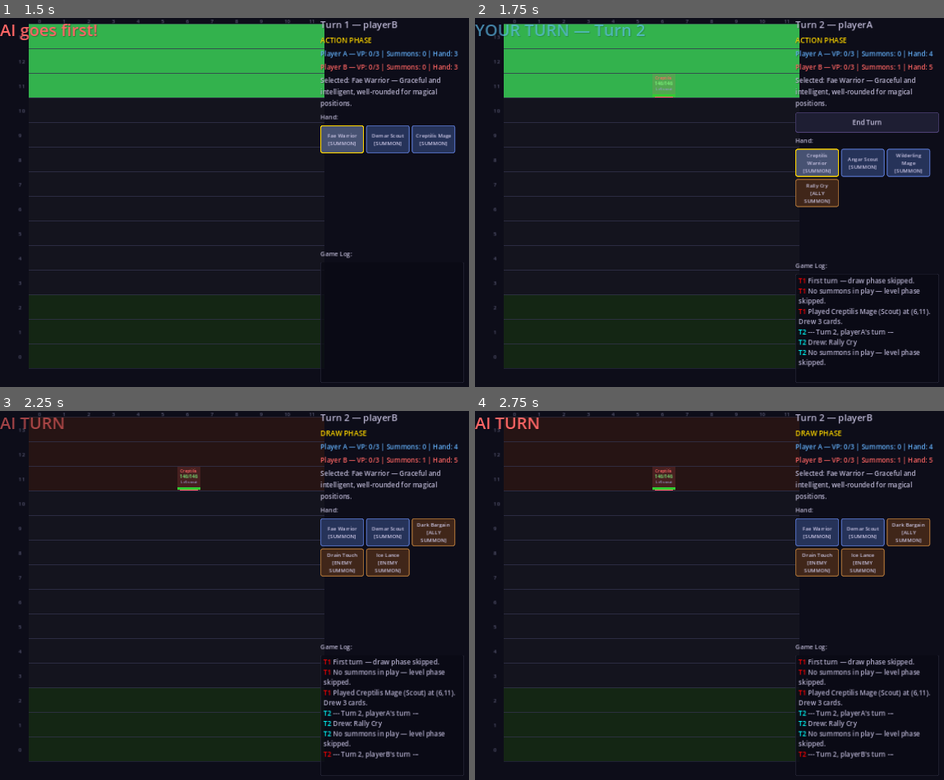
Above: before the commit, frames 1-4 (two rows, left to right).
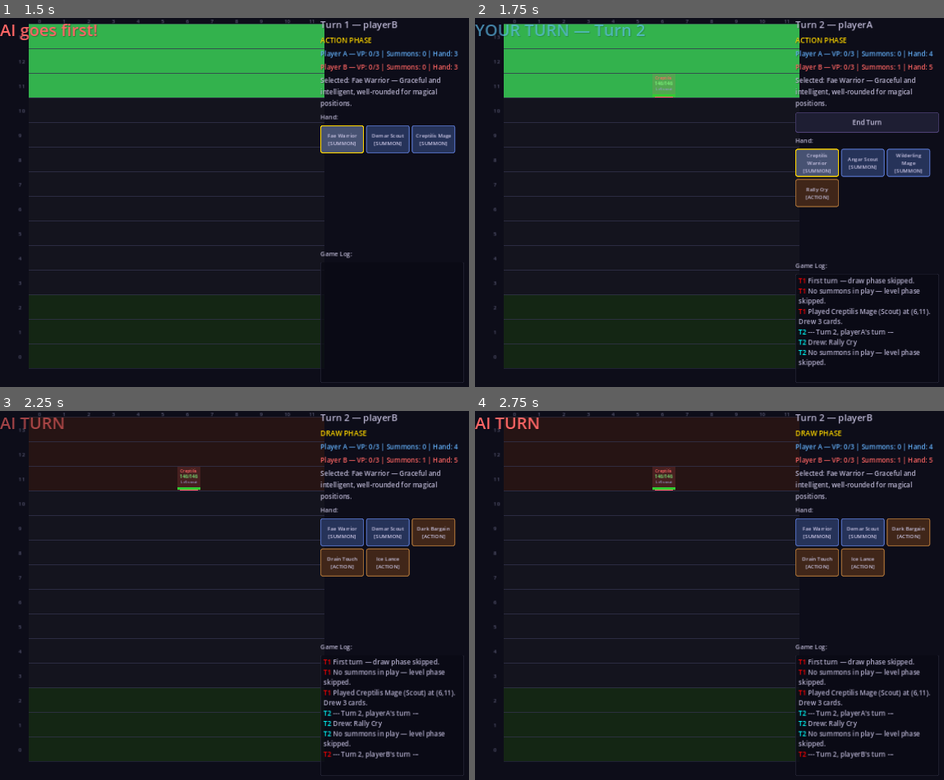
Above: after the commit, the same moments.

Repository: look-itsaxiom/summoners-grid
Game: Godot game, scene res://scenes/menu.tscn
Two runs of this game, one before a commit and one after it. Both use one fixed random seed, a clock stepped at 60 frames per second and the inputs below.
Inputs:
- Up to frame 1 (1.5 s): click "Random Deck Game" at 0.5 s; click "Fae Warrior [SUMMON]" at 1.25 s
- Up to frame 2 (1.75 s): no input
- Up to frame 3 (2.25 s): click "End Turn" at 2 s
- Up to frame 4 (2.75 s): no input

Frame 1 is identical in both runs. In frame 2, 0.2% of the frame differs, in the area x 70-76%, y 44-51%; in frame 3, 0.7%, in the area x 69-96%, y 30-44%; in frame 4, 0.7%.

Commit message:
fix: card type labels + per-type color coding
Action cards now show [ACTION] instead of confusing [ALLY SUMMON]
(which was showing target_type, not card type). Added distinct
colors and labels for all 7 card types: summon, action, quest,
building, counter, reaction, advance.

Verified via godot-mcp: 5-card hand shows clear type labels.

Co-Authored-By: Claude Opus 4.6 (1M context) <noreply@anthropic.com>

Diff:
--- a/godot/scripts/ui/game_screen.gd
+++ b/godot/scripts/ui/game_screen.gd
@@ -213,10 +213,18 @@
 		if ct == "summon":
 			label_text += "\n[SUMMON]"
 		elif ct == "action":
-			var target: String = card.get("target_type", "").replace("_", " ")
-			label_text += "\n[%s]" % target.to_upper()
+			var speed: String = card.get("speed", "action").to_upper()
+			label_text += "\n[%s]" % speed
 		elif ct == "quest":
 			label_text += "\n[QUEST]"
+		elif ct == "building":
+			label_text += "\n[BUILDING]"
+		elif ct == "counter":
+			label_text += "\n[COUNTER]"
+		elif ct == "reaction":
+			label_text += "\n[REACTION]"
+		elif ct == "advance":
+			label_text += "\n[ADVANCE]"
 		else:
 			label_text += "\n[%s]" % ct.to_upper()
 
@@ -246,6 +254,18 @@
 		elif ct == "quest":
 			style.bg_color = Color(0.15, 0.25, 0.15)
 			style.border_color = Color(0.3, 0.6, 0.3)
+		elif ct == "building":
+			style.bg_color = Color(0.2, 0.2, 0.12)
+			style.border_color = Color(0.5, 0.5, 0.25)
+		elif ct == "counter":
+			style.bg_color = Color(0.3, 0.1, 0.1)
+			style.border_color = Color(0.7, 0.2, 0.2)
+		elif ct == "reaction":
+			style.bg_color = Color(0.25, 0.1, 0.2)
+			style.border_color = Color(0.6, 0.25, 0.5)
+		elif ct == "advance":
+			style.bg_color = Color(0.2, 0.15, 0.3)
+			style.border_color = Color(0.5, 0.35, 0.7)
 		else:
 			style.bg_color = Color(0.2, 0.15, 0.25)
 			style.border_color = Color(0.5, 0.3, 0.6)
